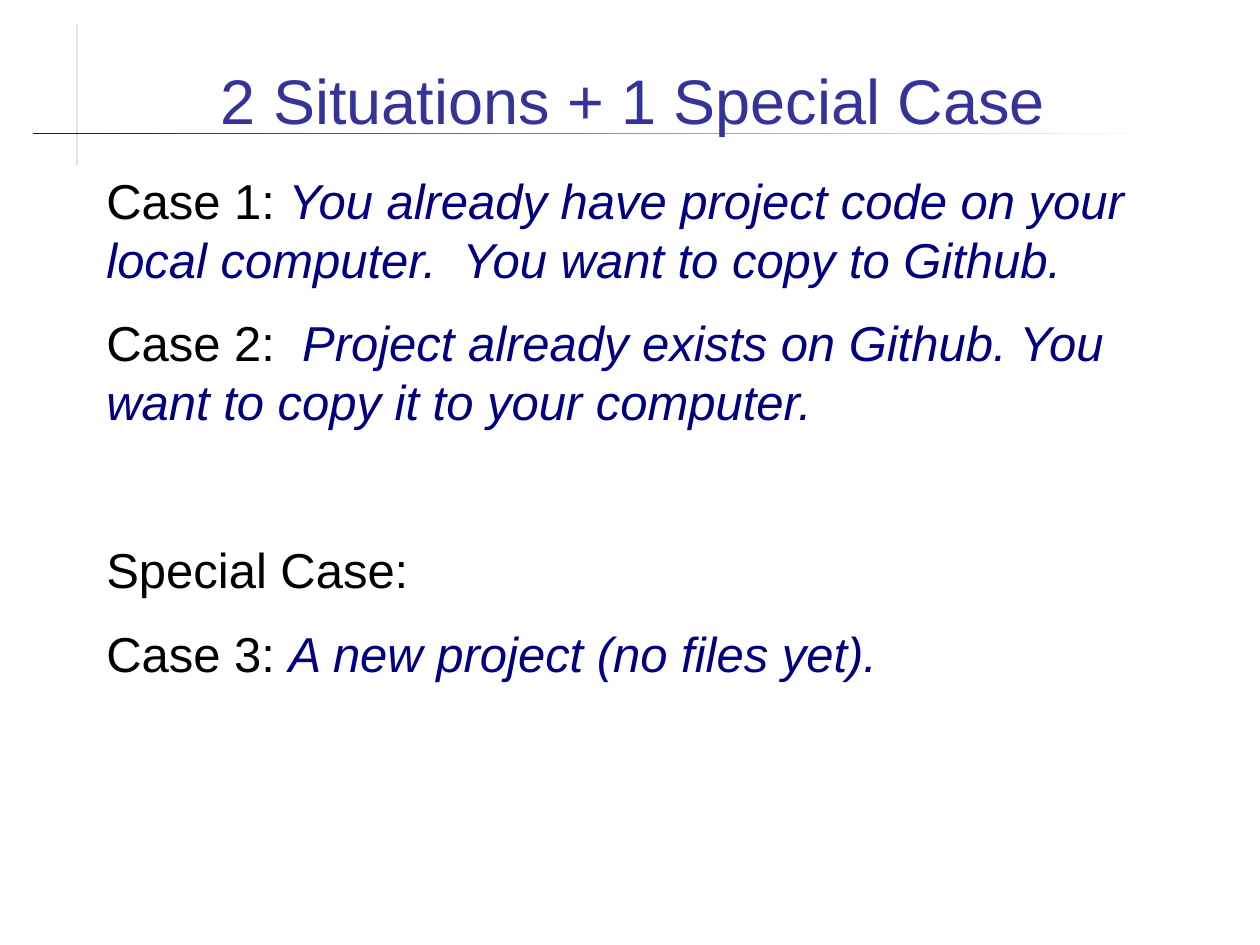
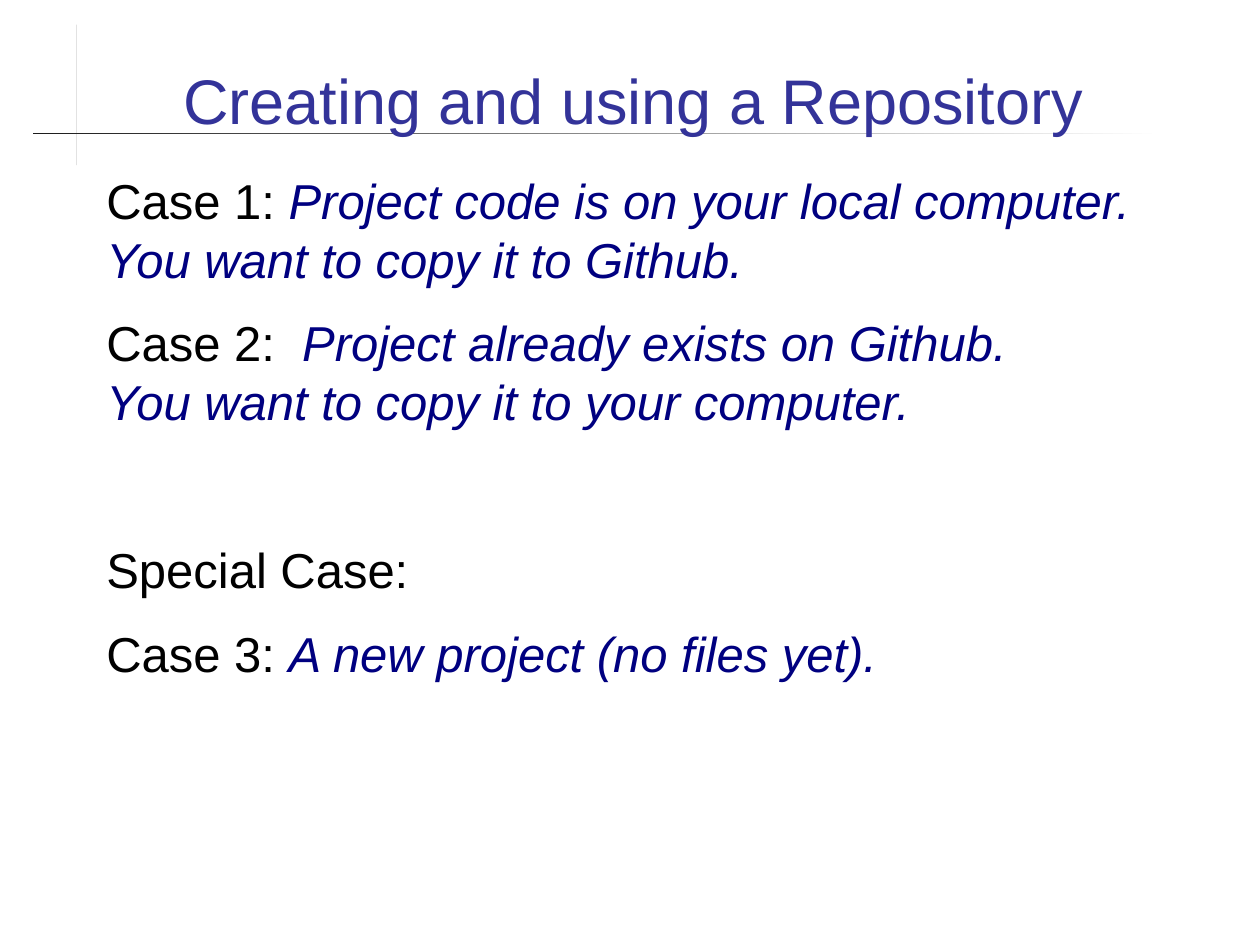
Before and after one commit to cpske/ISP, a slide deck: slide 6 of git/Using-Github.ppt. Drawn at 1260x945 pixels with LibreOffice and Linux fonts; fonts in the diff are those of the drawing. Boxes give left, top, right and bottom in pixels: in the first picture for what was removed or moved away, otherwise in the second. Text is boxed around its words. In the diff, an @@ line names an element or a change of style, - is before the commit and + after.

```diff
--- a/git/Using-Github.ppt
+++ b/git/Using-Github.ppt
@@ title at box(183, 78, 1083, 135): text changed @@
-2 Situations + 1 Special Case
+Creating and using a Repository
@@ text at box(106, 183, 1130, 288): text changed @@
-Case 1: You already have project code on your local computer. You want to copy to Github.
+Case 1: Project code is on your local computer. You want to copy it to Github.
```
Also in this commit, not shown: 4 other slides changed, 2 other files.
